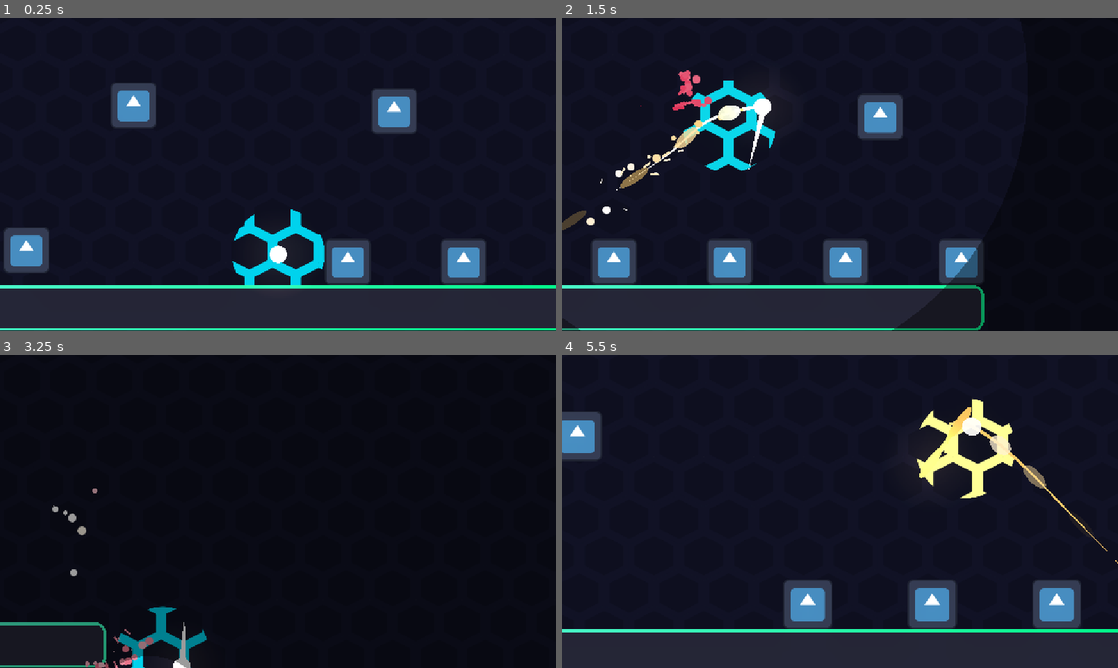
Above: before the commit, frames 1-4 (two rows, left to right).
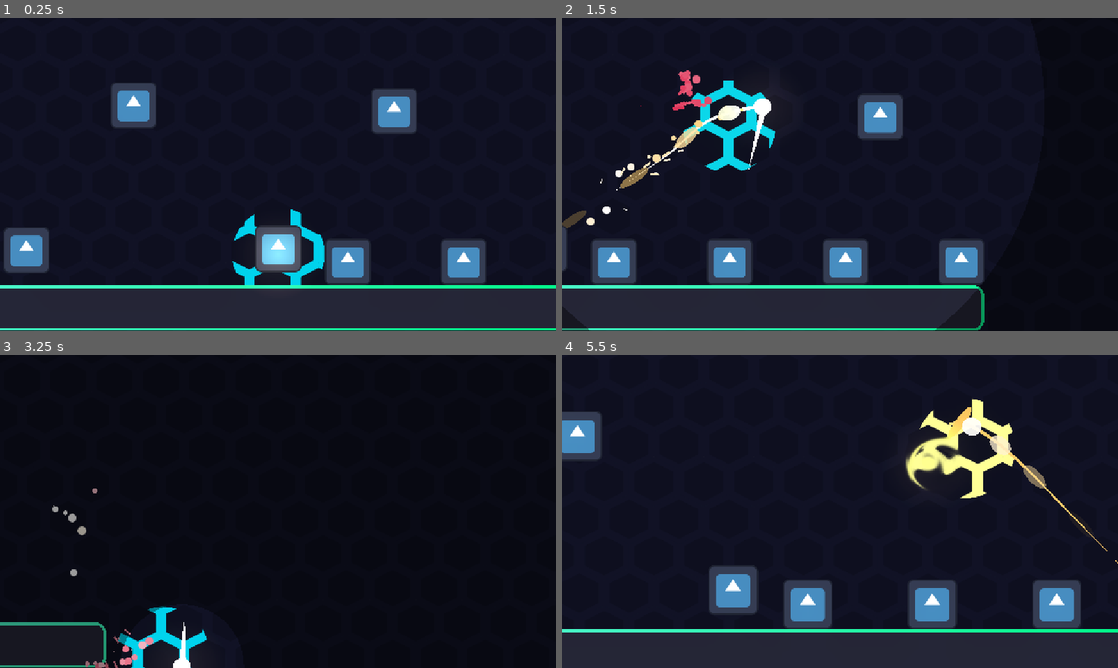
Above: after the commit, the same moments.

Repository: cookie1170/juice-test
Game: Godot game, scene res://levels/main.tscn
The game is run twice, just before and just after one commit, with the same random seed, the same clock (stepped at 60 frames per second) and the same inputs. The engine's default icon, where the game draws it, is replaced by a stand-in: a white triangle on a blue panel in a dark square.
Inputs (mouse positions are in pixels of both pictures, inside the frame that each line leads up to):
- Up to frame 1 (0.25 s): no input
- Up to frame 2 (1.5 s): tap Enter (ui_accept) at 0.5, 0.77 s; move the mouse to (962, 158) at 0.52 s; hold D (right) 0.53-1.25 s; hold Space (bounce) 0.53-1.25 s; click (962, 158) at 0.8 s; drag from (728, 190) to (784, 130) at 1.27 s
- Up to frame 3 (3.25 s): move the mouse to (333, 442) at 2.02 s; press the mouse at (333, 442) at 2.03 s; hold D (right) 2.03-2.75 s; right-click (333, 442) at 2.1 s; release the mouse at (333, 442) at 2.75 s; drag from (250, 574) to (183, 614) at 2.77 s
- Up to frame 4 (5.5 s): move the mouse to (1006, 558) at 3.52 s; press the mouse at (1006, 558) at 3.53 s; hold A (left) 3.53-4.25 s; tap Enter (ui_accept) at 3.77 s; release the mouse at (1006, 558) at 4.25 s; drag from (673, 464) to (756, 433) at 4.27 s; move the mouse to (867, 511) at 5.02 s; hold Down (ui_down) from 5.03 s (still down); hold Q from 5.03 s (still down); click (867, 511) at 5.3 s

The runs differ from the first frame. In frame 1, 1.2% of the frame differs, in the area x 45-55%, y 66-82%; in frame 2, 0.6%; in frame 3, 0.9%; in frame 4, 2.1%, in the area x 26-72%, y 26-83%.

Commit message:
shockwave on dash which totally did not take me a bunch of weird stuff to do (it did)

Diff:
--- /dev/null
+++ b/common/shockwave.gd
@@ -0,0 +1,14 @@
+extends CanvasLayer
+
+@onready var rect: ColorRect = $ShockwaveRect
+
+var pos: Vector2:
+	set(value):
+		pos = value
+		rect.pos = (rect.size / 2 - pos)
+		rect.pos.x = rect.size.x - rect.pos.x
+
+
+func shockwave(force: float, shockwave_size: float,
+time: float, thickness: float = 0.0):
+	rect.shockwave(force, shockwave_size, time, thickness)
--- /dev/null
+++ b/common/shockwave.gdshader
@@ -0,0 +1,20 @@
+shader_type canvas_item;
+
+uniform vec2 global_position;
+uniform vec2 screen_size;
+uniform float force;
+uniform float size;
+uniform float thickness;
+uniform sampler2D SCREEN_TEXTURE : hint_screen_texture, filter_linear_mipmap;
+
+void fragment(){
+	vec2 center = global_position;
+	float ratio = SCREEN_PIXEL_SIZE.x / SCREEN_PIXEL_SIZE.y;
+	center.x = center.x / screen_size.x;
+	center.x = (center.x - 0.5) / ratio + 0.5;
+	center.y = (screen_size.y - center.y) / screen_size.y;
+	vec2 scaledUV = (SCREEN_UV - vec2(0.5, 0.0) ) / vec2(ratio, 1.0) + vec2(0.5, 0.0);
+	float mask = (1.0 - smoothstep(size-0.1, size, length(scaledUV - center))) * smoothstep(size-thickness-0.1, size-thickness, length(scaledUV - center));
+	vec2 disp = normalize(SCREEN_UV - center) * force * mask;
+	COLOR = texture(SCREEN_TEXTURE, SCREEN_UV - disp);
+}
--- /dev/null
+++ b/common/shockwave.tscn
@@ -0,0 +1,27 @@
+[gd_scene load_steps=5 format=3 uid="uid://4i5vg3vscncs"]
+
+[ext_resource type="Shader" uid="uid://1po2tubelwhn" path="res://common/shockwave.gdshader" id="1_anpj3"]
+[ext_resource type="Script" uid="uid://ipnyhwd6vd3m" path="res://common/shockwave.gd" id="1_l0mkl"]
+[ext_resource type="Script" uid="uid://de2c5rknq5n35" path="res://common/shockwave_rect.gd" id="3_l0mkl"]
+
+[sub_resource type="ShaderMaterial" id="ShaderMaterial_jp5p0"]
+shader = ExtResource("1_anpj3")
+shader_parameter/global_position = Vector2(0, 0)
+shader_parameter/screen_size = Vector2(1152, 648)
+shader_parameter/force = 0.0
+shader_parameter/size = 0.0
+shader_parameter/thickness = 0.0
+
+[node name="Shockwave" type="CanvasLayer"]
+script = ExtResource("1_l0mkl")
+
+[node name="ShockwaveRect" type="ColorRect" parent="."]
+material = SubResource("ShaderMaterial_jp5p0")
+anchors_preset = 15
+anchor_right = 1.0
+anchor_bottom = 1.0
+grow_horizontal = 2
+grow_vertical = 2
+mouse_filter = 2
+script = ExtResource("3_l0mkl")
+metadata/_edit_lock_ = true
--- /dev/null
+++ b/common/shockwave_rect.gd
@@ -0,0 +1,21 @@
+extends ColorRect
+
+var shockwave_tween: Tween
+var pos: Vector2:
+	set(value):
+		pos = value
+		material.set_shader_parameter("global_position", pos)
+
+
+func shockwave(force: float, shockwave_size: float,
+time: float, thickness: float = 0.0):
+	material.set_shader_parameter("screen_size", size)
+	if shockwave_tween:
+		shockwave_tween.kill()
+	shockwave_tween = create_tween().set_ignore_time_scale().set_parallel()
+	material.set_shader_parameter("thickness", thickness)
+	material.set_shader_parameter("force", force)
+	shockwave_tween.tween_method(func(value: float):
+		material.set_shader_parameter("force", value), force, 0.0, time)
+	shockwave_tween.tween_method(func(value: float):
+		material.set_shader_parameter("size", value), 0.0, shockwave_size, time)
--- a/levels/main.tscn
+++ b/levels/main.tscn
@@ -11,6 +11,7 @@
 [ext_resource type="Texture2D" uid="uid://vty0sa55khrd" path="res://common/sprites/hexagon_filled.svg" id="8_etqu2"]
 [ext_resource type="Material" uid="uid://dibgxoda3g6fg" path="res://common/outline_material.tres" id="10_xdh4e"]
 [ext_resource type="Texture2D" uid="uid://bg8u3qkqld13n" path="res://common/sprites/tilemap.svg" id="11_xdh4e"]
+[ext_resource type="Texture2D" uid="uid://36d1vc5qw3wa" path="res://icon.svg" id="12_c7dyn"]
 
 [sub_resource type="Environment" id="Environment_etqu2"]
 background_mode = 3
@@ -301,3 +302,7 @@
 material = ExtResource("10_xdh4e")
 tile_map_data = PackedByteArray("AAD8/wAABAABAAAAAAD9/wAABAABAAAAAAD+/wAABAABAAAAAAD//wAABAABAAAAAAAAAAAABAABAAAAAAABAA …(1072 unchanged characters)…
 tile_set = SubResource("TileSet_1fput")
+
+[node name="Sprite2D" type="Sprite2D" parent="."]
+position = Vector2(0, -100)
+texture = ExtResource("12_c7dyn")
--- a/player/dashing.gd
+++ b/player/dashing.gd
@@ -4,6 +4,10 @@
 @export var clone_amount: int = 2
 @export_range(0.0, 512.0, 1.0, "or_greater") var vignette_dist: float = 100.0
 @export_range(0.0, 1.5, 0.05, "or_greater") var zoom_amount: float = 1.1
+@export_range(0.0, 1.0, 0.05, "or_greater") var shockwave_force: float
+@export_range(0.0, 1.0, 0.05, "or_greater") var shockwave_size: float
+@export_range(0.0, 1.0, 0.05, "or_greater") var shockwave_time: float
+@export_range(0.0, 1.0, 0.05, "or_greater") var shockwave_thickness: float
 @export_color_no_alpha var dash_color: Color
 @export_group("Nodes")
 @export var grounded_state: State
@@ -63,12 +67,14 @@
 		dash()
 	if owner.is_on_floor():
 		if Input.is_action_pressed("bounce"):
-			if abs(owner.velocity.x) > 512.0:
+			if abs(owner.velocity.x) > owner.wavedash_threshold:
 				wavedash_particle.restart()
 				owner.shake(48.0, 2.0, 0.25)
 				Hitstop.hitstop(0.15)
+				clones_spawned -= 2
 			state_changed.emit(bouncing_state)
 		else:
+			clone_timer.stop()
 			state_changed.emit(grounded_state)
 
 
@@ -96,6 +102,8 @@
 	color_tween = get_tree().create_tween().set_parallel()
 	color_tween.set_ease(Tween.EASE_IN_OUT).set_trans(Tween.TRANS_SINE)
 	Vignette.fade_vignette(vignette_dist, 0.25, 0)
+	Shockwave.shockwave(shockwave_force, shockwave_size,
+	shockwave_time, shockwave_thickness)
 	Hitstop.hitstop(0.05)
 	owner.mesh.scale.x = 2.0
 	owner.mesh.scale.y = 0.5
--- a/player/player.tscn
+++ b/player/player.tscn
@@ -236,6 +236,7 @@
 terminal_velocity = 2048.0
 dash_distance = 480.0
 dash_time = 0.2
+wavedash_threshold = 512.0
 top_speed = 640.0
 air_accel_mult = 0.25
 air_decel_mult = 0.25
@@ -343,6 +344,9 @@
 clone_amount = 5
 vignette_dist = 128.0
 zoom_amount = 0.85
+shockwave_force = 0.25
+shockwave_size = 0.35
+shockwave_time = 0.4
 dash_color = Color(1, 0.793333, 0.38, 1)
 grounded_state = NodePath("../Grounded")
 falling_state = NodePath("../Falling")
--- a/player/player_common.gd
+++ b/player/player_common.gd
@@ -13,6 +13,7 @@
 @export_group("Dashing")
 @export_range(0.0, 1024.0, 0.5, "or_greater", "suffix:px") var dash_distance: float
 @export_range(0.0, 1.0, 0.05, "or_greater", "suffix:s") var dash_time: float
+@export_range(0.0, 1024.0, 1.0, "or_greater", "suffix:px/s") var wavedash_threshold: float
 @export_group("Rolling")
 @export_range(0.0, 1024.0, 0.5, "or_greater", "suffix:px/s") var top_speed: float = 320.0
 @export_range(0.0, 1.0, 0.05, "or_greater", "suffix:s") var acceleration_time: float = 0.15
@@ -102,7 +103,10 @@
 
 
 func handle_movement(delta_time: float) -> void:
-	Vignette.pos = phantom_camera.to_local(mesh.global_position)
+	var pos_to_cam: Vector2 = phantom_camera.to_local(mesh.global_position) \
+	* phantom_camera.get_zoom()
+	Vignette.pos = pos_to_cam
+	Shockwave.pos = pos_to_cam
 	if state_machine.current_state == dashing_state:
 		move_direction = signf(velocity.x)
 		return
@@ -206,7 +210,7 @@
 func on_hit(_hurtbox: Hurtbox) -> void:
 	if Input.is_action_pressed("bounce"):
 		if (state_machine.current_state == dashing_state
-		and abs(velocity.x) > 512.0):
+		and abs(velocity.x) > wavedash_threshold):
 			shake(48.0, 2.0, 0.25)
 			wavedash_particle.restart()
 		state_machine.change_state(bouncing_state)
--- a/project.godot
+++ b/project.godot
@@ -22,6 +22,7 @@
 FullscreenManager="*res://common/fullscreen_manager.gd"
 Vignette="*res://common/vignette.tscn"
 Hitstop="*res://common/hitstop.gd"
+Shockwave="*res://common/shockwave.tscn"
 
 [display]
 
Not shown, added: common/shockwave.gd.uid
Not shown, added: common/shockwave.gdshader.uid
Not shown, added: common/shockwave_rect.gd.uid
Not shown: 1 places in levels/main.tscn that only renumber resources
